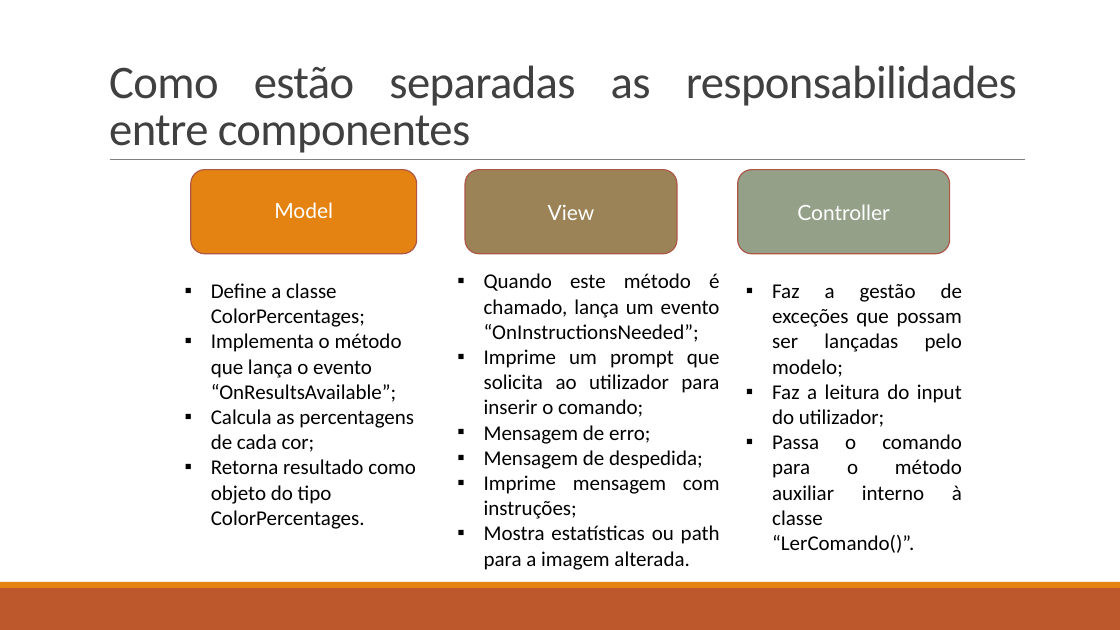
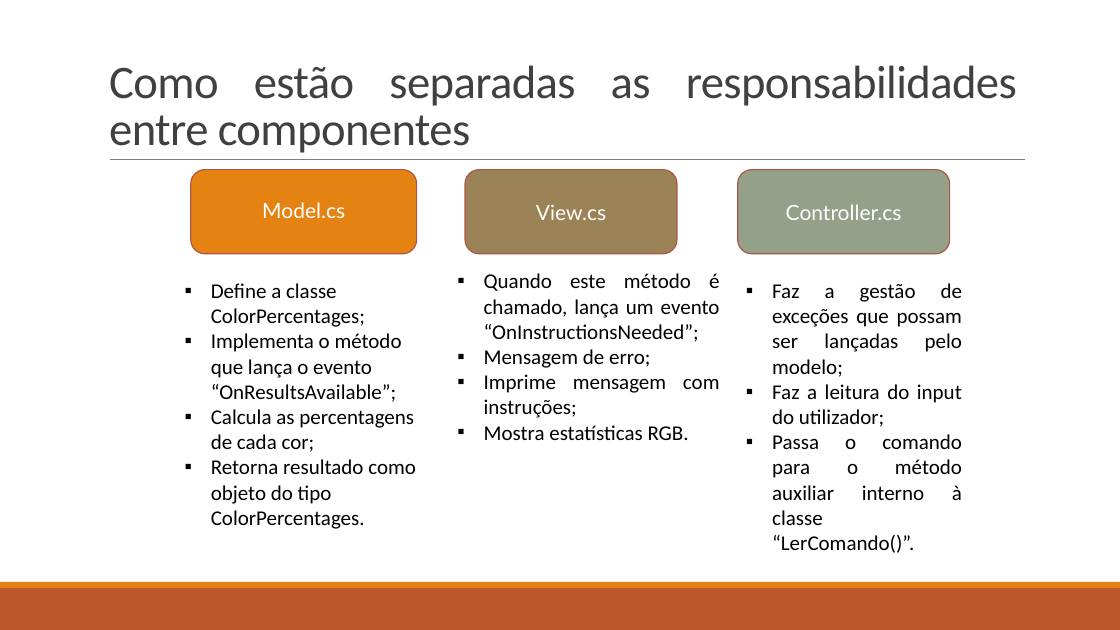
Before and after one commit to lightningspirit/LDS2023, a slide deck: slide 3 of Apresentação da aplicação demonstradora de análise e edição de imagens.pptx. Drawn at 1120x630 pixels with LibreOffice and Linux fonts; fonts in the diff are those of the drawing. Boxes give left, top, right and bottom in pixels: in the first picture for what was removed or moved away, otherwise in the second. Text is boxed around its words. In the diff, an @@ line names an element or a change of style, - is before the commit and + after.

Commit message:
comentário no caso em que é iniciado sem comando

```diff
--- a/Apresentação da aplicação demonstradora de análise e edição de imagens.pptx
+++ b/Apresentação da aplicação demonstradora de análise e edição de imagens.pptx
@@ text at box(262, 202, 345, 218): text changed @@
-Model
+Model.cs
@@ text in rounded rectangle at box(536, 204, 606, 220): text changed @@
-View
+View.cs
@@ text in rounded rectangle at box(786, 204, 902, 220): text changed @@
-Controller
+Controller.cs
@@ text at box(484, 349, 719, 417): paragraph removed @@
-▪ Imprime um prompt que solicita ao utilizador para inserir o comando;
@@ text at box(484, 425, 689, 440): text changed @@
-▪ Mostra estatísticas ou path para a imagem alterada.
+▪ Mostra estatísticas RGB.
@@ text at box(484, 450, 703, 469): paragraph removed @@
-▪ Mensagem de despedida;
```
Also in this commit, not shown: 4 other slides changed, 18 other files.
